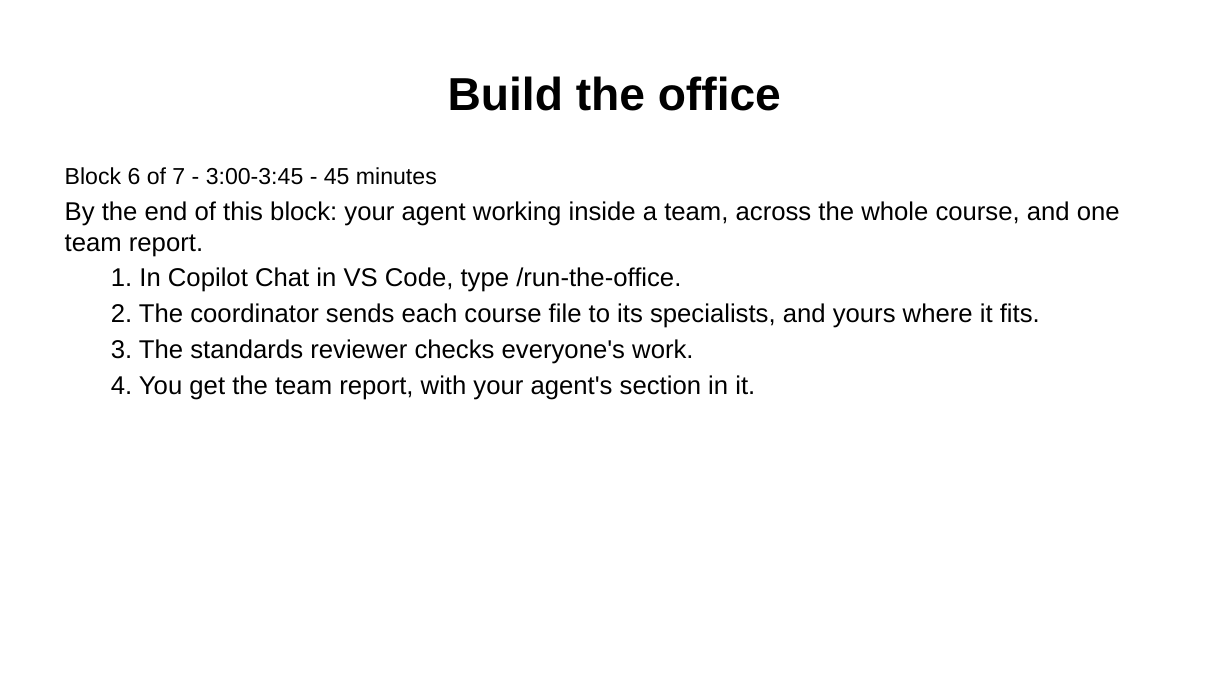
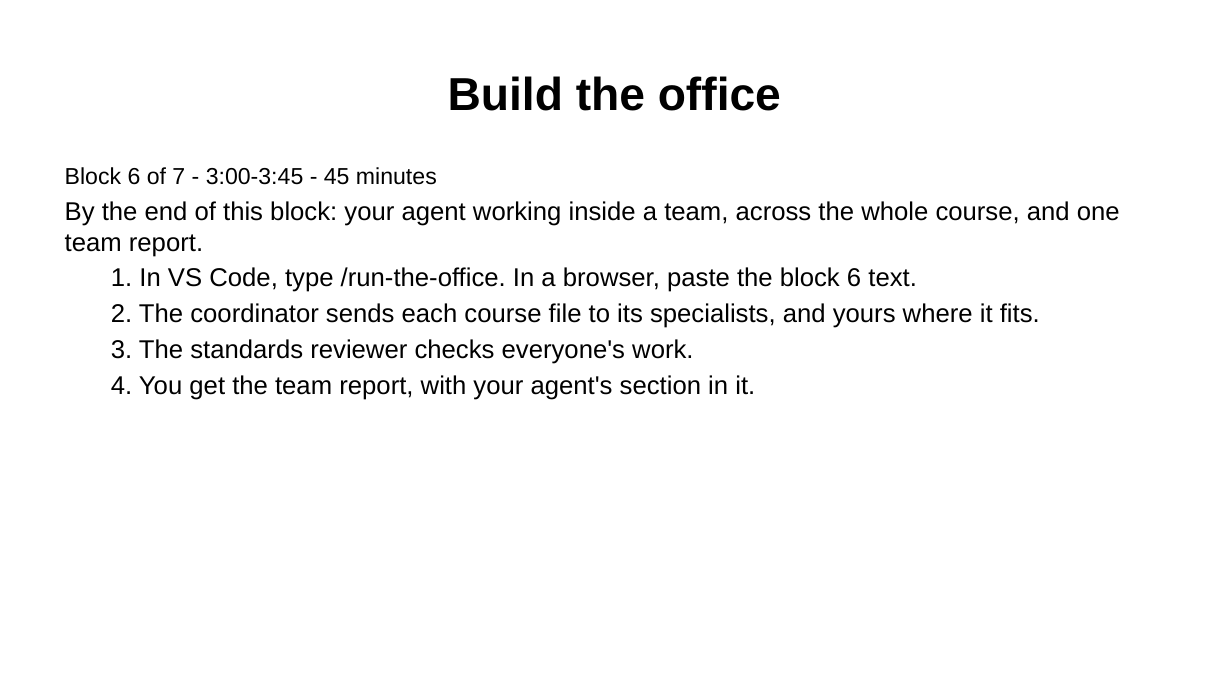
Before and after one commit to Community-Access/glow, a slide deck: slide 21 of docs/ahg-2026/slides.pptx. Drawn at 1232x693 pixels with LibreOffice and Linux fonts; fonts in the diff are those of the drawing. Boxes give left, top, right and bottom in pixels: in the first picture for what was removed or moved away, otherwise in the second. Text is boxed around its words. In the diff, an @@ line names an element or a change of style, - is before the commit and + after.

```diff
--- a/docs/ahg-2026/slides.pptx
+++ b/docs/ahg-2026/slides.pptx
@@ text at (111,267,916,292): text changed @@
-  1. In Copilot Chat in VS Code, type /run-the-office.
+  1. In VS Code, type /run-the-office. In a browser, paste the block 6 text.
```
Also in this commit, not shown: 7 other slides changed, 55 other files.
